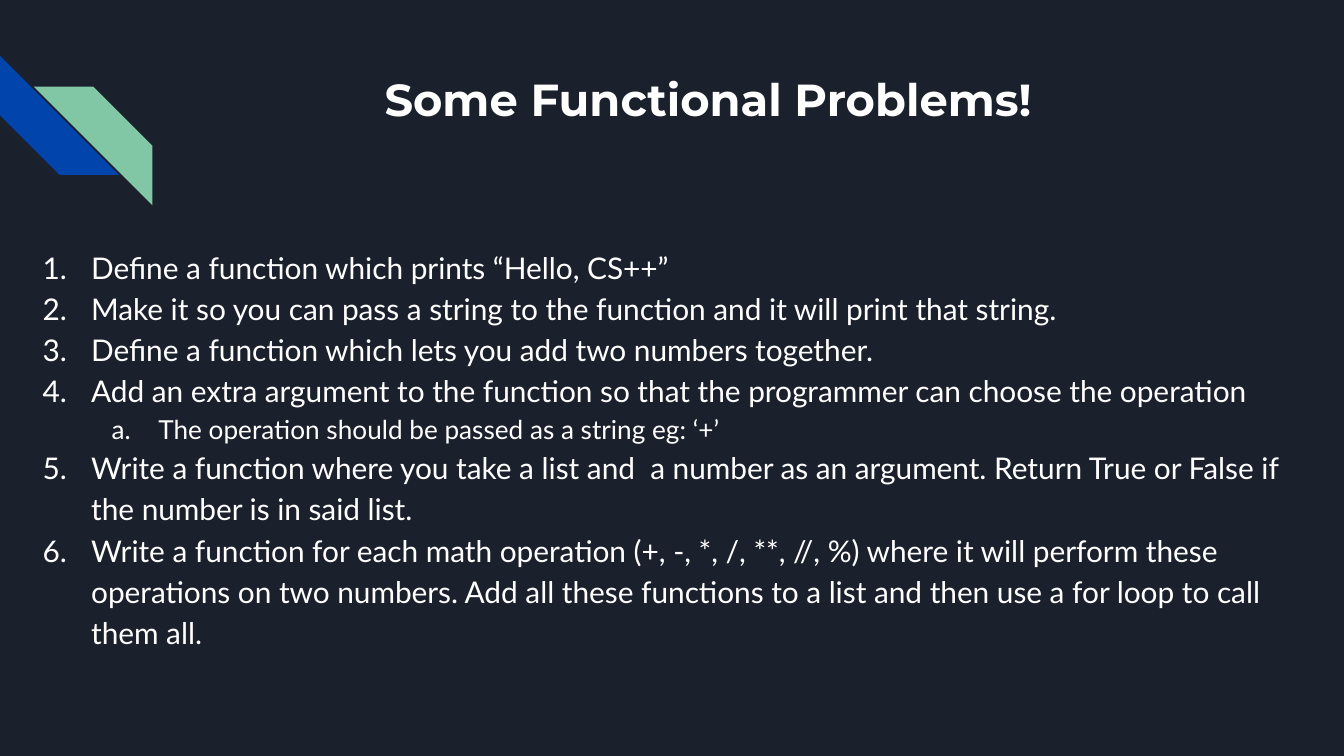
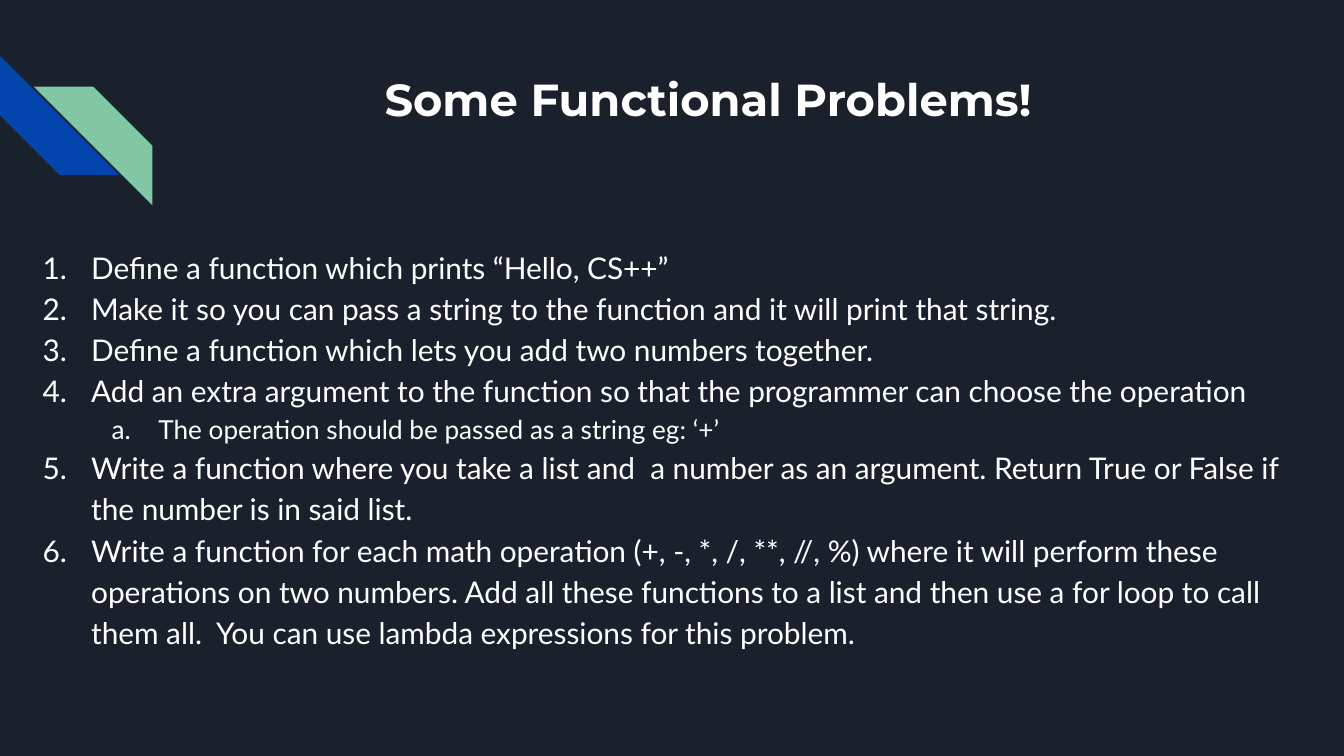
Before and after one commit to cs-soc-tudublin/CreativeCoding2022-2023, a slide deck: slide 11 of class4/CreativeCoding4.pptx (slide 10 before the commit). Drawn at 1344x756 pixels with LibreOffice and Linux fonts; fonts in the diff are those of the drawing. Boxes give left, top, right and bottom in pixels: in the first picture for what was removed or moved away, otherwise in the second. Text is boxed around its words. In the diff, an @@ line names an element or a change of style, - is before the commit and + after.

Commit message:
Added lambda

```diff
--- a/class4/CreativeCoding4.pptx
+++ b/class4/CreativeCoding4.pptx
@@ text at (x1=91, y1=540, x2=1260, y2=649): text changed @@
-6. Write a function for each math operation (+, -, *, /, **, //, %) where it will perform these operations on two numbers. Add all these functions to a list and then use a for loop to call them all.
+6. Write a function for each math operation (+, -, *, /, **, //, %) where it will perform these operations on two numbers. Add all these functions to a list and then use a for loop to call them all. You can use lambda expressions for this problem.
```
Also in this commit, not shown: 1 other slide changed, 1 slide added.
